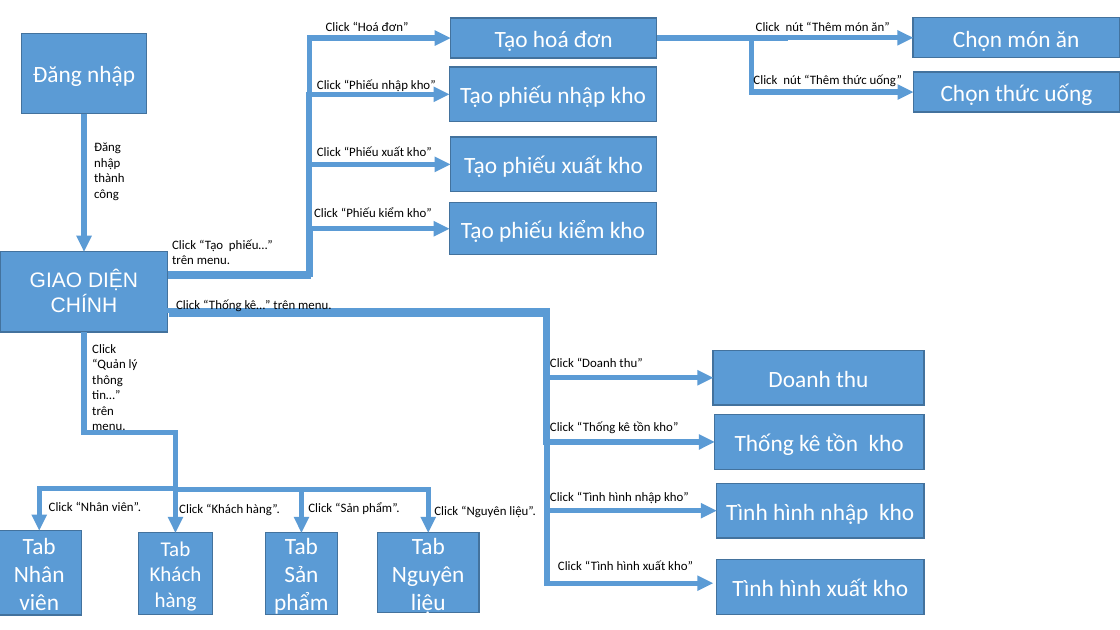
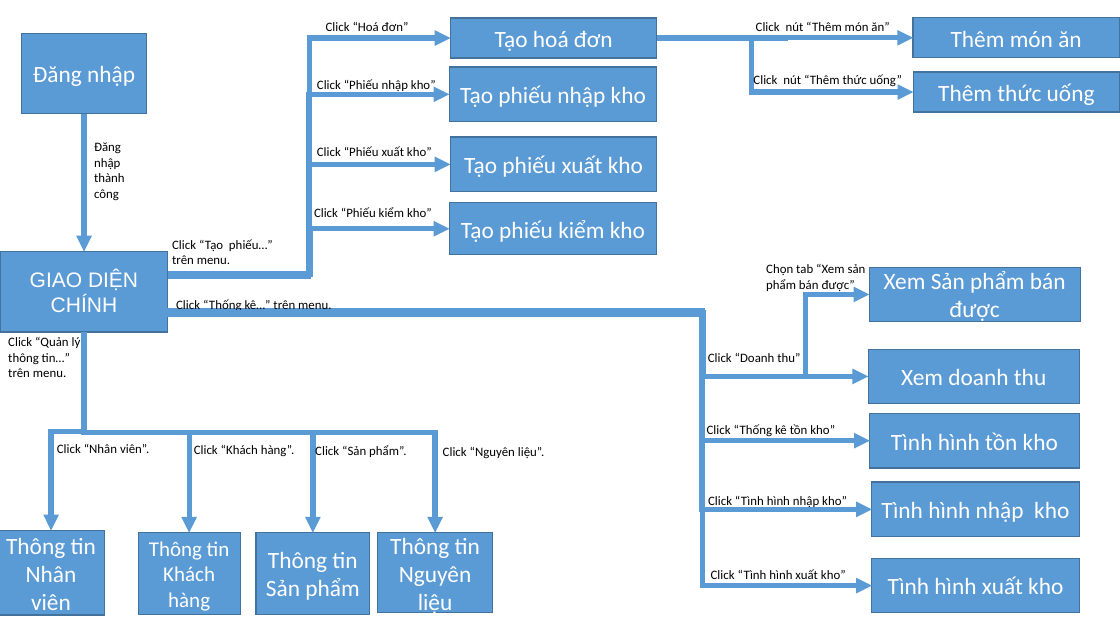
Before and after one commit to trieu-hphuc96/PTTKHDT, a slide deck: slide 1 of Screen Design document/Screen_Diagram.pptx. Drawn at 1120x630 pixels with LibreOffice and Linux fonts; fonts in the diff are those of the drawing. Boxes give left, top, right and bottom in pixels: in the first picture for what was removed or moved away, otherwise in the second. Text is boxed around its words. In the diff, an @@ line names an element or a change of style, - is before the commit and + after.

Commit message:
Làm Screen Design Cover, Tạo hoá đơn, Thống kê doanh thu

```diff
--- a/Screen Design document/Screen_Diagram.pptx
+++ b/Screen Design document/Screen_Diagram.pptx
@@ text in rectangle at bbox=[951, 31, 1081, 47]: text changed @@
-Chọn món ăn
+Thêm món ăn
@@ text in rectangle at bbox=[938, 83, 1095, 105]: text changed @@
-Chọn thức uống
+Thêm thức uống
@@ text added at bbox=[766, 264, 866, 293], 11 pt, text #000000 @@
+Chọn tab “Xem sản phẩm bán được”
@@ rectangle added at bbox=[870, 267, 1081, 322], fill #5B9BD5, outline #43739E 1 pt, 20 pt, text #FFFFFF @@
+Xem Sản phẩm bán được
@@ elbow arrow added from (806, 375) to (870, 295), #5B9BD5 4.5 pt @@
@@ elbow arrow moved from (166, 311) - (713, 583) to (166, 311) - (872, 586) @@
@@ elbow arrow moved from (171, 314) - (715, 442) to (166, 315) - (870, 441) @@
@@ elbow arrow moved from (177, 314) - (713, 378) to (191, 313) - (869, 376) @@
@@ text "Click “Quản lý thông tin…” ..." rewrapped from bbox=[92, 344, 138, 434] to bbox=[8, 337, 81, 377] @@
@@ elbow arrow moved from (176, 446) - (39, 530) to (84, 332) - (51, 530) @@
@@ elbow arrow moved from (84, 332) - (176, 533) to (84, 332) - (189, 533) @@
@@ elbow arrow moved from (176, 446) - (429, 533) to (84, 332) - (435, 533) @@
@@ elbow arrow moved from (176, 446) - (302, 533) to (84, 332) - (313, 533) @@
@@ text "Click “Doanh thu”": place and size @@
-text "Click “Doanh thu”" at bbox=[550, 358, 642, 367]
+text "Click “Doanh thu”" at bbox=[708, 353, 800, 362]
@@ text in rectangle at bbox=[901, 369, 1046, 385]: text changed @@
-Doanh thu
+Xem doanh thu
@@ text "Click “Thống kê tồn kho”": place and size @@
-text "Click “Thống kê tồn kho”" at bbox=[550, 421, 679, 433]
+text "Click “Thống kê tồn kho”" at bbox=[707, 424, 835, 436]
@@ 4 rectangles, 1 elbow arrow: place and size @@
-4 rectangles, 1 elbow arrow at bbox=[169, 314, 924, 614]
+4 rectangles, 1 elbow arrow at bbox=[324, 313, 1080, 613]
@@ text "Click “Nhân viên”.": place and size @@
-text "Click “Nhân viên”." at bbox=[49, 502, 141, 511]
+text "Click “Nhân viên”." at bbox=[57, 444, 149, 453]
@@ text "Click “Khách hàng”.": place and size @@
-text "Click “Khách hàng”." at bbox=[179, 504, 280, 516]
+text "Click “Khách hàng”." at bbox=[194, 445, 295, 456]
@@ text "Click “Sản phẩm”.": place and size @@
-text "Click “Sản phẩm”." at bbox=[308, 502, 399, 514]
+text "Click “Sản phẩm”." at bbox=[315, 444, 406, 459]
@@ text "Click “Nguyên liệu”.": place and size @@
-text "Click “Nguyên liệu”." at bbox=[434, 506, 535, 519]
+text "Click “Nguyên liệu”." at bbox=[443, 447, 544, 458]
@@ text in rectangle at bbox=[891, 432, 1058, 450]: text changed @@
-Thống kê tồn kho
+Tình hình tồn kho
@@ text "Click “Tình hình nhập kho”": place and size @@
-text "Click “Tình hình nhập kho”" at bbox=[550, 492, 689, 503]
+text "Click “Tình hình nhập kho”" at bbox=[708, 496, 847, 509]
@@ rectangle "Thông tin Nhân viên": place and size @@
-rectangle "Thông tin Nhân viên" at bbox=[0, 530, 82, 615]
+rectangle "Thông tin Nhân viên" at bbox=[0, 530, 105, 615]
@@ text in rectangle at bbox=[6, 538, 96, 616]: text changed @@
-Tab Nhân viên
+Thông tin Nhân viên
@@ rectangle "Thông tin Khách hàng": place and size @@
-rectangle "Thông tin Khách hàng" at bbox=[138, 533, 213, 614]
+rectangle "Thông tin Khách hàng" at bbox=[138, 533, 240, 614]
@@ rectangle "Thông tin Sản phẩm": place and size @@
-rectangle "Thông tin Sản phẩm" at bbox=[266, 533, 338, 614]
+rectangle "Thông tin Sản phẩm" at bbox=[256, 533, 370, 614]
@@ rectangle "Thông tin Nguyên liệu": place and size @@
-rectangle "Thông tin Nguyên liệu" at bbox=[377, 533, 479, 613]
+rectangle "Thông tin Nguyên liệu" at bbox=[377, 533, 492, 613]
@@ text in rectangle at bbox=[390, 538, 480, 616]: text changed @@
-Tab Nguyên liệu
+Thông tin Nguyên liệu
@@ text in rectangle at bbox=[149, 541, 230, 611]: text changed @@
-Tab Khách hàng
+Thông tin Khách hàng
@@ text in rectangle at bbox=[266, 552, 359, 600]: text changed @@
-Tab Sản phẩm
+Thông tin Sản phẩm
@@ text "Click “Tình hình xuất kho”": place and size @@
-text "Click “Tình hình xuất kho”" at bbox=[558, 560, 693, 570]
+text "Click “Tình hình xuất kho”" at bbox=[711, 569, 846, 579]
```
Also in this commit, not shown: 10 other files.
